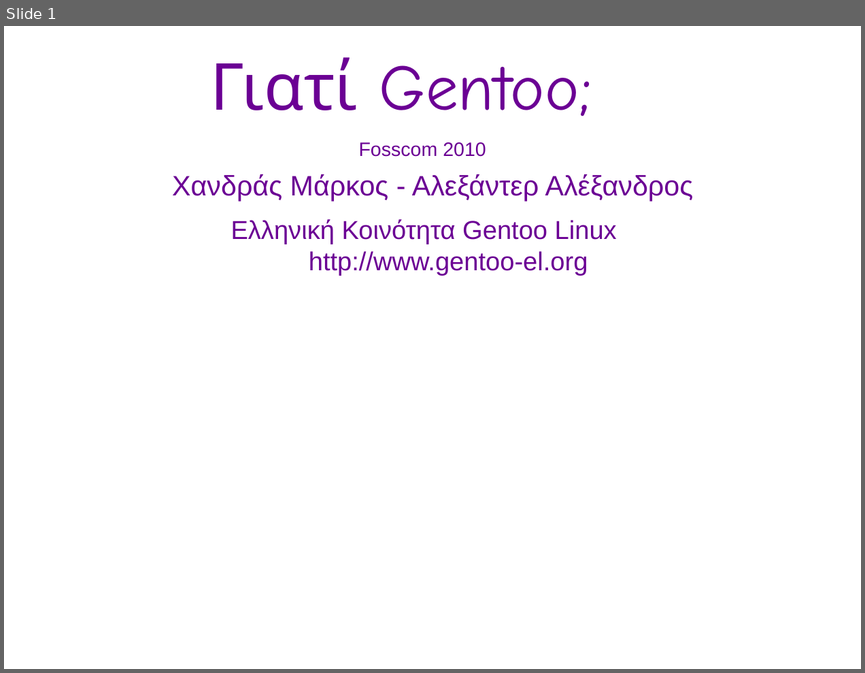
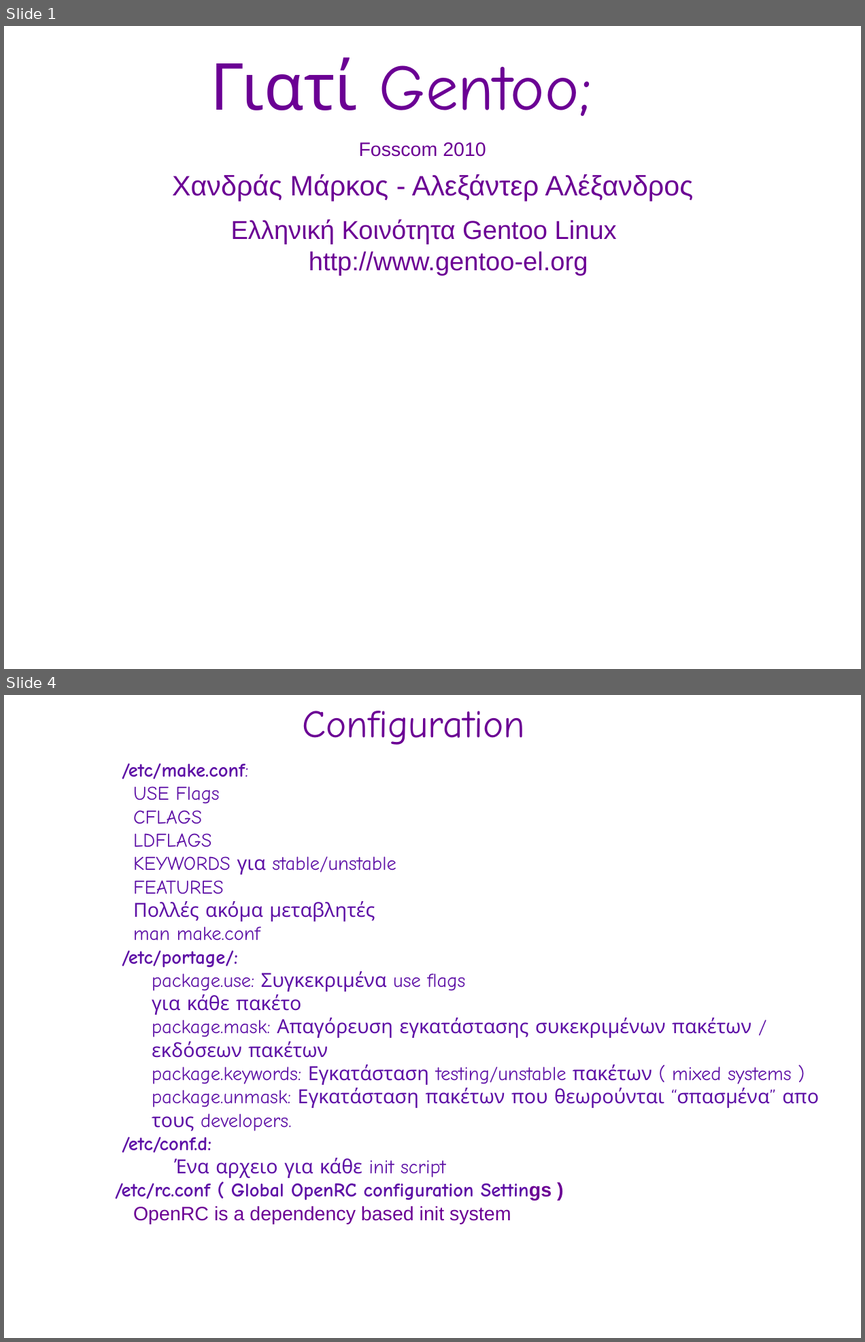
Before and after one commit to gentoo-el/presentations, a slide deck: fosscom-2010_pres.odp. Shown one above the other, each under a label of ours: slide 1 before the commit, slides 1 and 4 after it; the slides between them are not shown. The pictures are 865x673 and 865x1342 pixels, drawn with LibreOffice and Linux fonts; fonts in the diff are those of the drawing; background and template pictures are left out. Boxes give left, top, right and bottom in pixels: in the first picture for what was removed or moved away, otherwise in the second. Text is boxed around its words. In the diff, an @@ line names an element or a change of style, - is before the commit and + after.

Commit message:
Updated
Added
* Index
* History
* Configuration
* Portage
* +/-

```diff
--- a/fosscom-2010_pres.odp
+++ b/fosscom-2010_pres.odp
@@ slide 4 added at (4,695,861,1338), background picture (left out) @@
@@ text added at (303,711,526,745), 36 pt, text #6B0094 @@
+Configuration
@@ text added at (115,763,819,1223), 18 pt, text #5E11A6 @@
+● /etc/make.conf:
+  ● USE Flags
+  ● CFLAGS
+  ● LDFLAGS
+  ● KEYWORDS για stable/unstable
+  ● FEATURES
+  ● Πολλές ακόμα μεταβλητές
+  ● man make.conf
+➔ /etc/portage/:
+    ➔ package.use: Συγκεκριμένα use flags
+    ➔ για κάθε πακέτο
+    ➔ package.mask: Απαγόρευση εγκατάστασης συκεκριμένων πακέτων /
+    ➔ εκδόσεων πακέτων
+    ➔ package.keywords: Εγκατάσταση testing/unstable πακέτων ( mixed systems )
+    ➔ package.unmask: Εγκατάσταση πακέτων που θεωρούνται “σπασμένα” απο
+    ➔ τους developers.
+➔ /etc/conf.d:
+➔ Ένα αρχειο για κάθε init script
+➔ /etc/rc.conf ( Global OpenRC configuration Settings )
+  ➔ OpenRC is a dependency based init system
```
Also in this commit, not shown: 4 other slides added.
